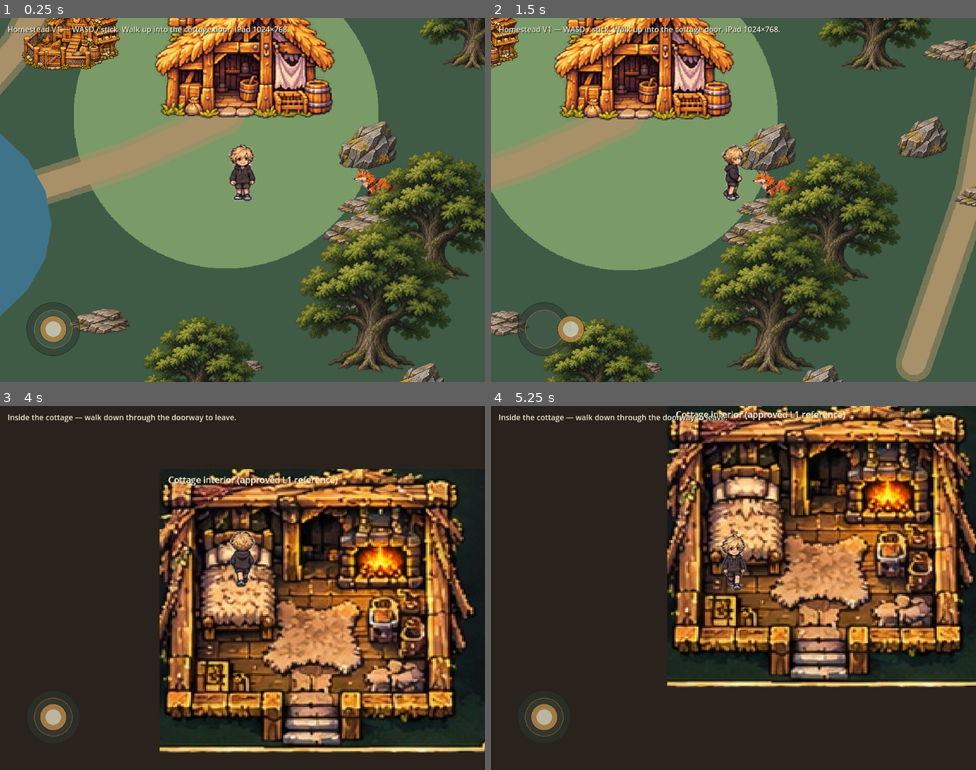
Above: before the commit, frames 1-4 (two rows, left to right).
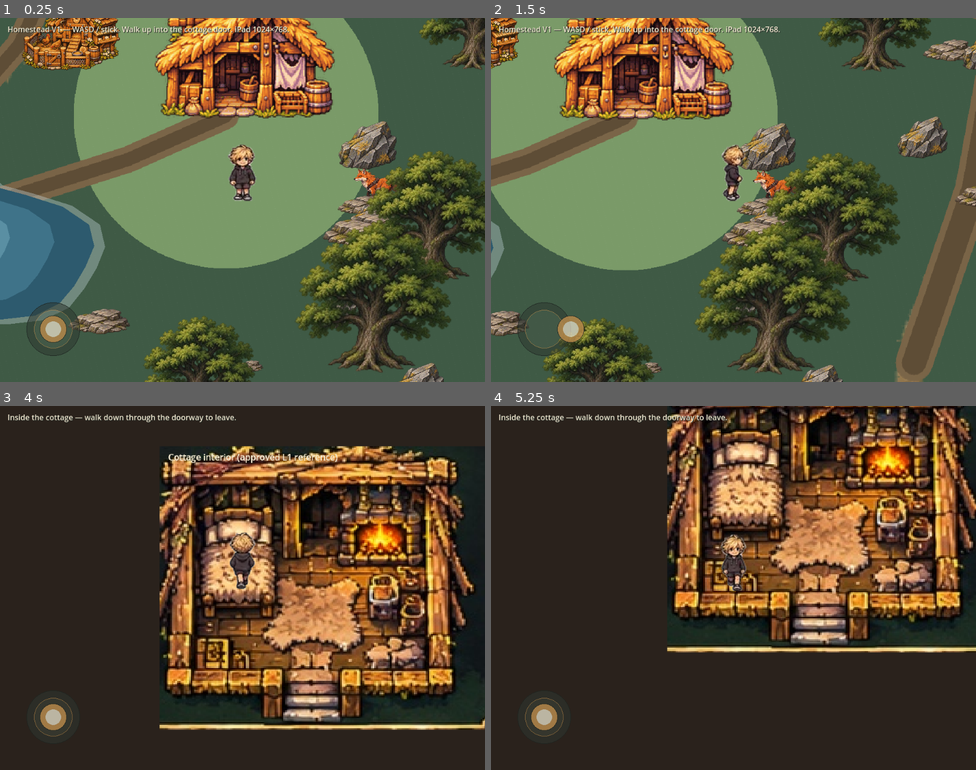
Above: after the commit, the same moments.

Repository: astravalealive/The_little_wanderer
Game: Godot game, scene res://tools/ipad_landscape_validate.tscn
The game is run twice, just before and just after one commit, with the same random seed, the same clock (stepped at 60 frames per second) and the same inputs. This scene is started directly instead of the project's main scene.
Inputs (mouse positions are in pixels of both pictures, inside the frame that each line leads up to):
- Up to frame 1 (0.25 s): no input
- Up to frame 2 (1.5 s): move the mouse to (840, 181) at 0.52 s; hold D (move_right) 0.53-1.25 s; click (840, 181) at 0.67 s; drag from (636, 218) to (709, 272) at 1.27 s
- Up to frame 3 (4 s): move the mouse to (291, 507) at 2.02 s; hold D (move_right) 2.03-2.75 s; drag from (218, 660) to (97, 533) at 2.77 s; move the mouse to (388, 642) at 3.52 s; hold A (move_left) from 3.53 s (still down)
- Up to frame 4 (5.25 s): release A (move_left) at 4.25 s; drag from (588, 533) to (660, 497) at 4.27 s; move the mouse to (757, 588) at 5.02 s; hold S (move_down) from 5.03 s (still down); click (757, 588) at 5.17 s

The runs differ from the first frame. In frame 1, 9.7% of the frame differs, in the area x 0-51%, y 0-85%; in frame 2, 6.0%; in frame 3, 42%, in the area x 32-100%, y 11-96%; in frame 4, 39%.

Commit message:
Consolidate Godot V1 homestead on PR #251 with selective #250 trails reuse.
Use HTML moss+haigen-trails overlay and Job 233 road glaze, irregular pond
shore bands, interior furniture collisions, and SceneBridge spawn labels
without shipping competing woodlands maps. Refresh tests, before/after
evidence, and the isolated Safari web-preview export.

Co-authored-by: astravalealive <astravalealive@users.noreply.github.com>

Diff:
--- a/godot-haigen/data/homestead_pocket.json
+++ b/godot-haigen/data/homestead_pocket.json
@@ -4,8 +4,10 @@
     "Object positions/types follow seeded(); first-1050 sizes use seeded stand-in (HTML used Math.random).",
     "Trees thinned with V385 road clearance + spacing; sizes boosted like live HTML.",
     "road_routes clipped from live roadRoutes including Job 233 cottage\u2192lake path.",
+    "road_widths paired with clipped routes from live roadWidths.",
     "campTier assumed 1 for door geometry.",
-    "Coordinates are live HTML world space."
+    "Coordinates are live HTML world space.",
+    "Ground uses approved haigen-trails.webp crop (7800 world / 2600 tex) + soil glaze."
   ],
   "cottage": {
     "x": 1500.0,
@@ -160,6 +162,16 @@
       }
     ]
   ],
+  "road_widths": [
+    62.0,
+    42.0,
+    47.0,
+    36.0,
+    44.0,
+    34.0,
+    30.0,
+    34.0
+  ],
   "house": {
     "tier": 1,
     "anchor_x": 1535.0,
--- a/godot-haigen/docs/evidence/ipad-landscape-report.json
+++ b/godot-haigen/docs/evidence/ipad-landscape-report.json
@@ -10,17 +10,36 @@
   "door_enter": true,
   "door_exit": true,
   "failures": [],
-  "frame_ms_avg": 6.52290833333334,
-  "frame_ms_p95": 8.228,
+  "frame_ms_avg": 5.63769166666667,
+  "frame_ms_p95": 6.587,
   "frame_sample_note": "llvmpipe/Xvfb frame gaps, not a physical iPad GPU",
+  "ground_mode": "moss_plus_trails_plus_glaze",
+  "ground_scale": "(1.0, 1.0)",
   "ground_texture_size": "(1440.0, 1440.0)",
+  "interior_static_bodies": 9,
   "joystick_delta": "(126.0, 0.0)",
   "joystick_rect": "[P: (24.0, 568.0), S: (176.0, 176.0)]",
-  "node_count": 200,
+  "node_count": 205,
   "ok": true,
   "physical_ipad": false,
+  "pond_path_sample_rgba": [
+    0.368627458810806,
+    0.301960796117783,
+    0.211764708161354,
+    1.0
+  ],
+  "road_glaze": true,
+  "scene_bridge_after_exit": "yard",
+  "scene_bridge_place": "interior",
   "slice": "godot-v1-real-homestead-pocket",
   "solid_count": 36,
   "touch_vector_while_held": "(1.0, 0.0)",
+  "trails_composited": true,
+  "trails_sample_rgba": [
+    0.47843137383461,
+    0.396078437566757,
+    0.282352954149246,
+    1.0
+  ],
   "viewport": "1024x768"
 }
--- a/godot-haigen/docs/evidence/report.json
+++ b/godot-haigen/docs/evidence/report.json
@@ -10,17 +10,36 @@
   "door_enter": true,
   "door_exit": true,
   "failures": [],
-  "frame_ms_avg": 6.52290833333334,
-  "frame_ms_p95": 8.228,
+  "frame_ms_avg": 5.63769166666667,
+  "frame_ms_p95": 6.587,
   "frame_sample_note": "llvmpipe/Xvfb frame gaps, not a physical iPad GPU",
+  "ground_mode": "moss_plus_trails_plus_glaze",
+  "ground_scale": "(1.0, 1.0)",
   "ground_texture_size": "(1440.0, 1440.0)",
+  "interior_static_bodies": 9,
   "joystick_delta": "(126.0, 0.0)",
   "joystick_rect": "[P: (24.0, 568.0), S: (176.0, 176.0)]",
-  "node_count": 200,
+  "node_count": 205,
   "ok": true,
   "physical_ipad": false,
+  "pond_path_sample_rgba": [
+    0.368627458810806,
+    0.301960796117783,
+    0.211764708161354,
+    1.0
+  ],
+  "road_glaze": true,
+  "scene_bridge_after_exit": "yard",
+  "scene_bridge_place": "interior",
   "slice": "godot-v1-real-homestead-pocket",
   "solid_count": 36,
   "touch_vector_while_held": "(1.0, 0.0)",
+  "trails_composited": true,
+  "trails_sample_rgba": [
+    0.47843137383461,
+    0.396078437566757,
+    0.282352954149246,
+    1.0
+  ],
   "viewport": "1024x768"
 }
--- a/godot-haigen/project.godot
+++ b/godot-haigen/project.godot
@@ -7,8 +7,8 @@
 [application]
 
 config/name="Haigen Homestead V1"
-config/description="Parallel Godot 4.4 V1 slice: real cottage pocket from HTML export + approved art. Not the live HTML game."
-config/version="0.2.0-v1-pocket"
+config/description="Parallel Godot 4.4 V1 consolidation: real cottage pocket from HTML export + approved trails/art. Not the live HTML game."
+config/version="0.3.0-v1-consolidate"
 run/main_scene="res://scenes/main.tscn"
 config/features=PackedStringArray("4.4", "Mobile")
 config/icon="res://assets/approved/tree.png"
@@ -17,6 +17,7 @@
 
 GameConfig="*res://scripts/autoload/game_config.gd"
 InputRouter="*res://scripts/autoload/input_router.gd"
+SceneBridge="*res://scripts/autoload/scene_bridge.gd"
 
 [display]
 
--- /dev/null
+++ b/godot-haigen/scripts/autoload/scene_bridge.gd
@@ -0,0 +1,34 @@
+extends Node
+## Lightweight scene-routing bridge (idea from PR #250 MapRouter).
+## Keeps a single homestead project: interior is still spawned by main.gd,
+## not a competing world scene. Spawn labels document door enter/exit only.
+## Does not write wandererV127PreviewSave.
+
+signal transitioned(place: String)
+
+const PLACE_YARD := "yard"
+const PLACE_INTERIOR := "interior"
+
+var place := PLACE_YARD
+var pending_spawn := ""
+var last_exterior_exit := Vector2.ZERO
+
+func mark_enter_interior(spawn_id: String = "from_yard") -> void:
+	place = PLACE_INTERIOR
+	pending_spawn = spawn_id
+	transitioned.emit(place)
+
+func mark_exit_to_yard(spawn_id: String = "from_interior", exit_pos: Vector2 = Vector2.ZERO) -> void:
+	place = PLACE_YARD
+	pending_spawn = spawn_id
+	if exit_pos != Vector2.ZERO:
+		last_exterior_exit = exit_pos
+	transitioned.emit(place)
+
+func take_spawn() -> String:
+	var s := pending_spawn
+	pending_spawn = ""
+	return s
+
+func is_inside() -> bool:
+	return place == PLACE_INTERIOR
--- a/godot-haigen/scripts/interior/cottage_interior.gd
+++ b/godot-haigen/scripts/interior/cottage_interior.gd
@@ -1,5 +1,7 @@
 extends Node2D
 ## Tier-1 cottage interior from approved house crop. Exit at south doorway.
+## Essential furniture collisions (table / hearth / bed / cupboard) so Haigen
+## cannot walk through the painted fixtures.
 
 const INTERIOR_TEX := preload("res://assets/approved/house_tier1_interior.png")
 
@@ -10,6 +12,7 @@
 var _exit_y := 680.0
 
 func _ready() -> void:
+	name = "CottageInterior"
 	_build_room()
 
 func spawn_position() -> Vector2:
@@ -58,6 +61,15 @@
 	_block(Vector2(_door_x - _door_half - wing * 0.55, _exit_y), Vector2(wing, 40))
 	_block(Vector2(_door_x + _door_half + wing * 0.55, _exit_y), Vector2(wing, 40))
 
+	# Essential furniture footprints (room-relative; idea reused from PR #250
+	# interior blocks, scaled to the approved L1 reference room).
+	var ox := _room_origin.x
+	var oy := _room_origin.y
+	_block(Vector2(ox + draw_w * 0.28, oy + draw_h * 0.42), Vector2(110, 70)) # table
+	_block(Vector2(ox + draw_w * 0.72, oy + draw_h * 0.28), Vector2(70, 55)) # cupboard / shelves
+	_block(Vector2(ox + draw_w * 0.68, oy + draw_h * 0.58), Vector2(90, 50)) # bed / settle
+	_block(Vector2(ox + draw_w * 0.38, oy + draw_h * 0.22), Vector2(80, 45)) # hearth / stove
+
 	var label := Label.new()
 	label.text = "Cottage interior (approved L1 reference)"
 	label.position = Vector2(_room_origin.x + 16, _room_origin.y + 8)
--- a/godot-haigen/scripts/world/homestead_builder.gd
+++ b/godot-haigen/scripts/world/homestead_builder.gd
@@ -21,6 +21,11 @@
 	"coop": preload("res://assets/approved/coop.png"),
 	"garden": preload("res://assets/approved/garden.png"),
 }
+
+## HTML draws haigen-trails.webp stretched to 7800×7800 world units.
+const TRAILS_WORLD := 7800.0
+const TRAILS_TEX := preload("res://assets/approved/haigen_trails.webp")
+
 
 func _ready() -> void:
 	_load_pocket()
@@ -78,27 +83,50 @@
 	var max_x := float(p.get("max_x", 2220.0))
 	var min_y := float(p.get("min_y", 780.0))
 	var max_y := float(p.get("max_y", 2220.0))
+	# HTML order: moss/clearing base, then paintedTrails overlay (mostly alpha),
+	# then Job 233 soil glaze on live roadRoutes (incl. cottage→pond).
+	_add_composite_ground(min_x, max_x, min_y, max_y)
+
+func _add_composite_ground(min_x: float, max_x: float, min_y: float, max_y: float) -> void:
+	## Moss base at 1 world-unit/pixel, with approved trails + route glaze on top.
 	var w := int(ceil(max_x - min_x))
 	var h := int(ceil(max_y - min_y))
 	var img := Image.create(w, h, false, Image.FORMAT_RGBA8)
 	var moss := GameConfig.COL_MOSS
 	var leaf := GameConfig.COL_CLEARING
-	var path_col := GameConfig.COL_PATH
 	for y in range(h):
 		for x in range(w):
 			var wx := min_x + float(x)
 			var wy := min_y + float(y)
 			var to_cottage := Vector2(wx - 1500.0, wy - 1500.0).length()
 			var c := leaf if to_cottage < 280.0 else moss
-			# Live HTML roadRoutes (Job 233 cottage→lake included).
-			var rd := _road_distance(wx, wy)
-			if rd < 22.0:
-				c = path_col
-			elif rd < 34.0:
-				c = path_col.lerp(c, 0.45)
 			if (x * 17 + y * 31) % 47 == 0:
 				c = c.lightened(0.04)
 			img.set_pixel(x, y, c)
+
+	var src: Image = TRAILS_TEX.get_image()
+	var trails_ok := src != null and src.get_width() >= 64
+	if trails_ok:
+		if src.get_format() != Image.FORMAT_RGBA8:
+			src.convert(Image.FORMAT_RGBA8)
+		var scale := TRAILS_WORLD / float(src.get_width())
+		# Sample trails (world → trails pixel = world / 3) onto the moss bake.
+		for y in range(h):
+			for x in range(w):
+				var wx := min_x + float(x)
+				var wy := min_y + float(y)
+				var tx := int(floor(wx / scale))
+				var ty := int(floor(wy / scale))
+				if tx < 0 or ty < 0 or tx >= src.get_width() or ty >= src.get_height():
+					continue
+				var tcol := src.get_pixel(tx, ty)
+				if tcol.a < 0.08:
+					continue
+				img.set_pixel(x, y, _alpha_over(img.get_pixel(x, y), tcol))
+
+	# Bake Job 233 soil glaze into the same texture (routes newer than trails art).
+	_paint_road_glaze_into(img, min_x, min_y, 1)
+
 	var baked := Sprite2D.new()
 	baked.name = "BakedGround"
 	baked.texture = ImageTexture.create_from_image(img)
@@ -106,26 +134,123 @@
 	baked.position = Vector2(min_x, min_y)
 	baked.texture_filter = CanvasItem.TEXTURE_FILTER_NEAREST
 	baked.z_index = -20
+	baked.set_meta("trails_composited", trails_ok)
+	baked.set_meta("road_glaze_baked", true)
+	baked.set_meta("ground_mode", "moss_plus_trails_plus_glaze" if trails_ok else "moss_plus_glaze")
 	ground.add_child(baked)
+	# Keep a named marker so validators can assert glaze without a second sprite.
+	var marker := Node2D.new()
+	marker.name = "RoadGlaze"
+	marker.set_meta("baked_into_ground", true)
+	ground.add_child(marker)
+
+func _paint_road_glaze_into(img: Image, min_x: float, min_y: float, step: int) -> void:
+	## HTML Job 233 soil glaze (visual only; route collision geometry unchanged).
+	var widths: Array = pocket.get("road_widths", [])
+	var routes: Array = pocket.get("road_routes", [])
+	for ri in range(routes.size()):
+		var width := 34.0
+		if ri < widths.size():
+			width = float(widths[ri])
+		var outer := maxf(8.0, width - 10.0)
+		var inner := maxf(4.0, width - 22.0)
+		_stroke_road_on_image(img, routes[ri], min_x, min_y, step, outer, Color("7a654888"))
+		_stroke_road_on_image(img, routes[ri], min_x, min_y, step, inner, Color("5e4d36a0"))
+
+func _stroke_road_on_image(
+	img: Image, route: Variant, min_x: float, min_y: float, step: int, half_w: float, col: Color
+) -> void:
+	if typeof(route) != TYPE_ARRAY:
+		return
+	var pts: Array = route
+	for i in range(1, pts.size()):
+		var a: Dictionary = pts[i - 1]
+		var b: Dictionary = pts[i]
+		var ax := float(a.get("x", 0.0))
+		var ay := float(a.get("y", 0.0))
+		var bx := float(b.get("x", 0.0))
+		var by := float(b.get("y", 0.0))
+		var dist := Vector2(bx - ax, by - ay).length()
+		var samples := maxi(1, int(ceil(dist / float(step))))
+		for s in range(samples + 1):
+			var t := float(s) / float(samples)
+			var wx := lerpf(ax, bx, t)
+			var wy := lerpf(ay, by, t)
+			var px := int(round((wx - min_x) / float(step)))
+			var py := int(round((wy - min_y) / float(step)))
+			var r := int(ceil(half_w / float(step)))
+			for oy in range(-r, r + 1):
+				for ox in range(-r, r + 1):
+					if ox * ox + oy * oy > r * r:
+						continue
+					var xx := px + ox
+					var yy := py + oy
+					if xx < 0 or yy < 0 or xx >= img.get_width() or yy >= img.get_height():
+						continue
+					var prev := img.get_pixel(xx, yy)
+					img.set_pixel(xx, yy, _alpha_over(prev, col))
+
+func _lake_radius(angle: float) -> float:
+	## Simplified HTML lakeRadius: base ripple + east-shore irregularity.
+	var base := 1.0 + 0.12 * sin(angle * 3.0 + 0.6) + 0.10 * cos(angle * 5.0 - 1.0) + 0.055 * sin(angle * 9.0 + 2.0)
+	var east := maxf(0.0, cos(angle))
+	var pond: Dictionary = pocket.get("pond", {})
+	var py := float(pond.get("y", 1700.0)) + sin(angle) * float(pond.get("ry", 240.0)) * base
+	var t := (py - (float(pond.get("y", 1700.0)) - 1900.0)) / 2700.0
+	t = clampf(t, 0.0, 1.0)
+	var fade := pow(maxf(0.0, sin(PI * t)), 1.3)
+	var irregular := 72.0 * sin(t * 17.1 + 0.3) + 44.0 * sin(t * 29.7 - 0.9) + 22.0 * sin(t * 47.2 + 1.7)
+	return base + east * fade * irregular / float(pond.get("rx", 330.0))
 
 func _add_pond() -> void:
 	var pond: Dictionary = pocket.get("pond", {})
 	if pond.is_empty():
 		return
-	var s := Polygon2D.new()
 	var rx := float(pond.get("rx", 330.0))
 	var ry := float(pond.get("ry", 240.0))
-	var pts: PackedVector2Array = []
-	for i in range(24):
-		var a := TAU * float(i) / 24.0
-		pts.append(Vector2(cos(a) * rx, sin(a) * ry))
-	s.polygon = pts
-	s.color = GameConfig.COL_WATER
-	s.position = Vector2(float(pond.get("x", 850.0)), float(pond.get("y", 1700.0)))
-	s.z_index = -15
-	ground.add_child(s)
-	# Soft water block (ellipse approx as rect for V1).
-	_add_blocking(s.position, Vector2(rx * 1.4, ry * 1.4))
+	var centre := Vector2(float(pond.get("x", 850.0)), float(pond.get("y", 1700.0)))
+	# Depth bands: deep → mid → shallow shoreline (approved water palette).
+	var bands := [
+		{"level": 1.0, "color": Color("2d5a6e"), "z": -16},
+		{"level": 0.82, "color": GameConfig.COL_WATER, "z": -15},
+		{"level": 0.62, "color": Color("5a8fa3"), "z": -14},
+	]
+	for band in bands:
+		var s := Polygon2D.new()
+		var pts: PackedVector2Array = []
+		var level: float = band["level"]
+		for i in range(48):
+			var a := TAU * float(i) / 48.0
+			var r := _lake_radius(a) * level
+			pts.append(Vector2(cos(a) * rx * r, sin(a) * ry * r))
+		s.polygon = pts
+		s.color = band["color"]
+		s.position = centre
+		s.z_index = int(band["z"])
+		ground.add_child(s)
+	# Pale shoreline lip just outside the outer band.
+	var foam := Polygon2D.new()
+	var foam_pts: PackedVector2Array = []
+	for i in range(48):
+		var a := TAU * float(i) / 48.0
+		var r := _lake_radius(a) * 1.05
+		foam_pts.append(Vector2(cos(a) * rx * r, sin(a) * ry * r))
+	foam.polygon = foam_pts
+	foam.color = Color(0.81, 0.89, 0.91, 0.35)
+	foam.position = centre
+	foam.z_index = -17
+	ground.add_child(foam)
+	# Block deep water (AABB covering most of the irregular pond body).
+	_add_blocking(centre, Vector2(rx * 1.55, ry * 1.45))
+
+func _alpha_over(dst: Color, src: Color) -> Color:
+	var out_a := src.a + dst.a * (1.0 - src.a)
+	if out_a <= 0.0001:
+		return Color(0, 0, 0, 0)
+	var out_r := (src.r * src.a + dst.r * dst.a * (1.0 - src.a)) / out_a
+	var out_g := (src.g * src.a + dst.g * dst.a * (1.0 - src.a)) / out_a
+	var out_b := (src.b * src.a + dst.b * dst.a * (1.0 - src.a)) / out_a
+	return Color(out_r, out_g, out_b, out_a)
 
 func _place_plots() -> void:
 	for plot in pocket.get("plots", []):
--- a/godot-haigen/scripts/world/main.gd
+++ b/godot-haigen/scripts/world/main.gd
@@ -85,6 +85,7 @@
 		return
 	_home_inside = true
 	_cooldown_ms = 500.0
+	SceneBridge.mark_enter_interior("from_yard")
 	homestead.visible = false
 	if _skolli:
 		_skolli.visible = false
@@ -105,6 +106,7 @@
 	_home_inside = false
 	_cooldown_ms = 500.0
 	var exit_pos: Vector2 = homestead.get_door_exit_position()
+	SceneBridge.mark_exit_to_yard("from_interior", exit_pos)
 	if _interior:
 		_interior.remove_child(_haigen)
 		_interior.queue_free()
--- a/godot-haigen/tools/ipad_landscape_validate.gd
+++ b/godot-haigen/tools/ipad_landscape_validate.gd
@@ -46,8 +46,33 @@
 		failures.append("baked ground missing")
 	else:
 		report["ground_texture_size"] = str(baked.texture.get_size())
+		report["ground_scale"] = str(baked.scale)
+		report["ground_mode"] = str(baked.get_meta("ground_mode", "unknown"))
+		report["trails_composited"] = bool(baked.get_meta("trails_composited", false))
 		if baked.texture_filter != CanvasItem.TEXTURE_FILTER_NEAREST:
 			failures.append("ground is not nearest-neighbour")
+		# World-pixel moss base + trails overlay (HTML layering).
+		var gsize := baked.texture.get_size()
+		if gsize.x < 1000.0 or gsize.y < 1000.0:
+			failures.append("ground bake too small for pocket: %s" % gsize)
+		if not bool(baked.get_meta("trails_composited", false)):
+			failures.append("approved haigen_trails.webp was not composited into ground")
+		# Spot-check Job 233 cottage→pond glaze + trails near cottage.
+		var bake_img := baked.texture.get_image()
+		var pond_path := bake_img.get_pixel(int(1100.0 - 780.0), int(1650.0 - 780.0))
+		var trails_hit := bake_img.get_pixel(int(1500.0 - 780.0), int(1440.0 - 780.0))
+		report["pond_path_sample_rgba"] = [pond_path.r, pond_path.g, pond_path.b, pond_path.a]
+		report["trails_sample_rgba"] = [trails_hit.r, trails_hit.g, trails_hit.b, trails_hit.a]
+		var moss := GameConfig.COL_MOSS
+		if pond_path.is_equal_approx(moss):
+			failures.append("cottage→pond path sample still pure moss (glaze missing)")
+		# Trails paint near cottage is brownish soil, not moss green.
+		if trails_hit.g > trails_hit.r and trails_hit.g > 0.3:
+			failures.append("trails sample still moss-green (approved trails not visible)")
+	var glaze := main.get_node_or_null("Homestead/Ground/RoadGlaze")
+	report["road_glaze"] = glaze != null
+	if glaze == null:
+		failures.append("road glaze marker missing")
 
 	var homestead := main.get_node("Homestead")
 	if not ("pocket" in homestead) or homestead.pocket.is_empty():
@@ -132,10 +157,21 @@
 		await get_tree().physics_frame
 	var inside := main.get_node_or_null("CottageInterior") != null
 	report["door_enter"] = inside
+	report["scene_bridge_place"] = SceneBridge.place
 	if not inside:
 		failures.append("walking up into door did not enter interior")
+	elif SceneBridge.place != SceneBridge.PLACE_INTERIOR:
+		failures.append("SceneBridge did not mark interior on enter")
 	else:
 		await _shot(OUT_DIR + "/ipad-landscape-interior.png")
+		# Furniture collisions: push into table footprint and ensure stop.
+		var room := main.get_node("CottageInterior")
+		var furniture: Array = []
+		for node in room.find_children("*", "StaticBody2D", true, false):
+			furniture.append(node)
+		report["interior_static_bodies"] = furniture.size()
+		if furniture.size() < 7:
+			failures.append("expected wall+furniture collisions (>=7), got %s" % furniture.size())
 		# Walk down to exit.
 		InputRouter.touch_vector = Vector2(0, 1)
 		for _i in 120:
@@ -145,8 +181,11 @@
 			await get_tree().physics_frame
 		var still_inside := main.get_node_or_null("CottageInterior") != null
 		report["door_exit"] = not still_inside
+		report["scene_bridge_after_exit"] = SceneBridge.place
 		if still_inside:
 			failures.append("walking down did not exit interior")
+		elif SceneBridge.place != SceneBridge.PLACE_YARD:
+			failures.append("SceneBridge did not mark yard on exit")
 		else:
 			await _shot(OUT_DIR + "/ipad-landscape-after-exit.png")
 
Binary file added: godot-haigen/assets/approved/haigen_trails.webp
Not shown, added: godot-haigen/assets/approved/haigen_trails.webp.import
Binary file added: godot-haigen/docs/evidence/after/ipad-landscape-idle.png
Binary file added: godot-haigen/docs/evidence/after/ipad-landscape-interior.png
Binary file added: godot-haigen/docs/evidence/after/iphone-390x844-idle.png
Binary file added: godot-haigen/docs/evidence/before/ipad-landscape-idle.png
Binary file added: godot-haigen/docs/evidence/before/ipad-landscape-interior.png
Binary file added: godot-haigen/docs/evidence/before/iphone-390x844-idle.png
Binary file changed: godot-haigen/docs/evidence/ipad-landscape-after-exit.png
Binary file changed: godot-haigen/docs/evidence/ipad-landscape-after-stick.png
Binary file changed: godot-haigen/docs/evidence/ipad-landscape-collision.png
Binary file changed: godot-haigen/docs/evidence/ipad-landscape-idle.png
(and 10 more such lines)
